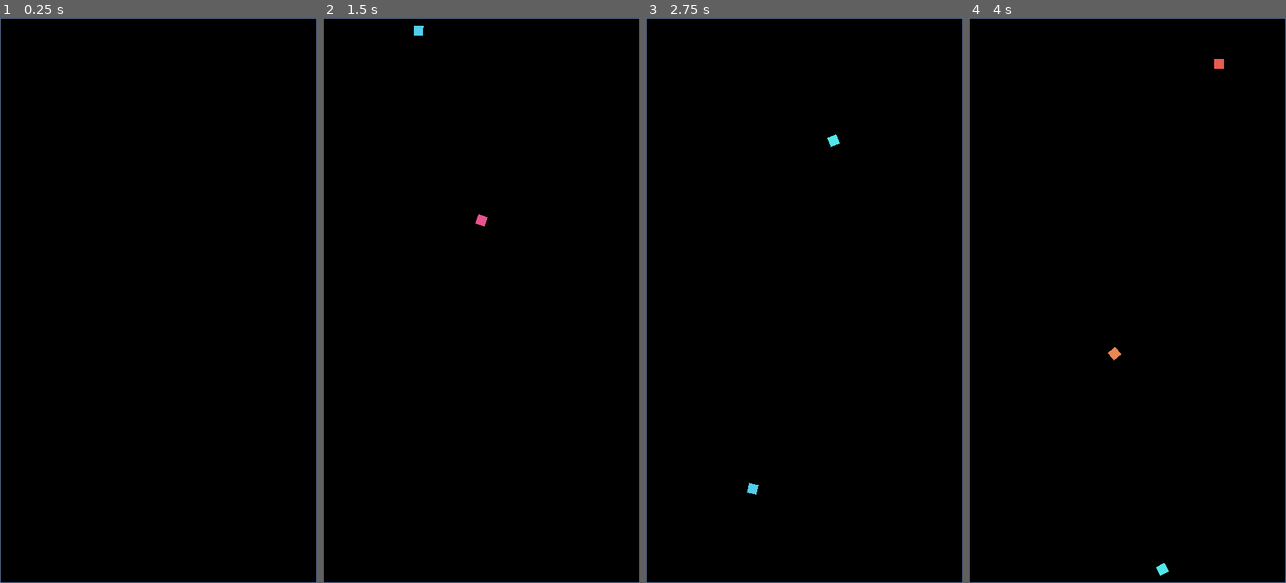
Above: before the commit, frames 1-4 (left to right).
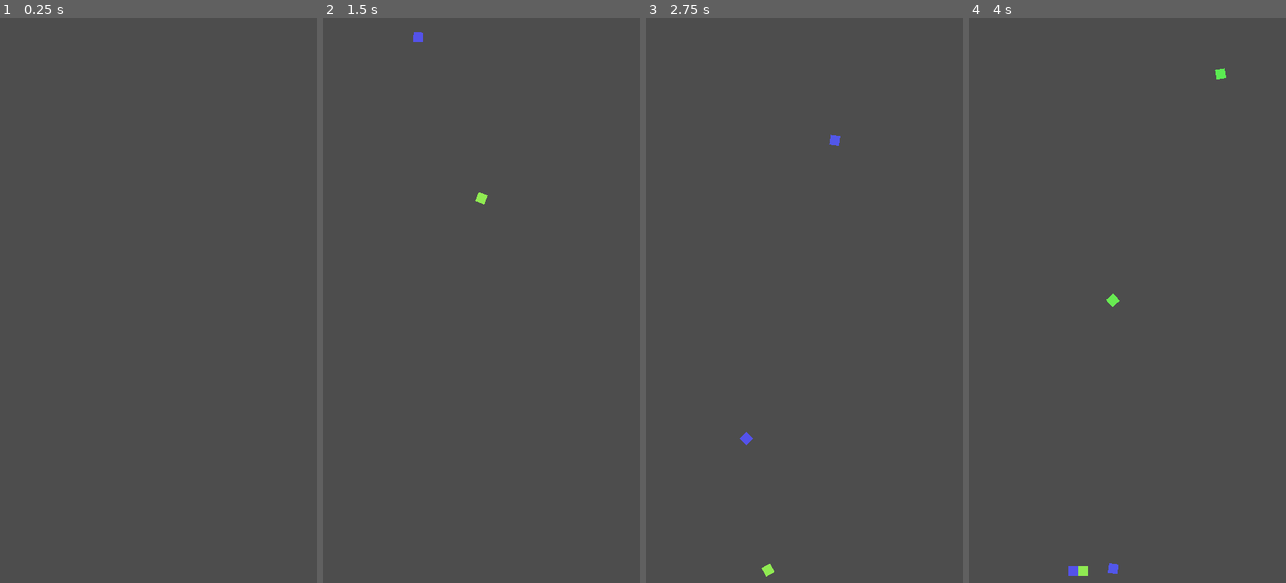
Above: after the commit, the same moments.

Repository: vonkanehoffen/cool-timer-2
Game: Godot game, scene res://scenes/sandbox/falling_gems_sandbox.tscn
The game is run twice, just before and just after one commit, with the same random seed, the same clock (stepped at 60 frames per second) and the same inputs.
Inputs (mouse positions are in pixels of both pictures, inside the frame that each line leads up to):
- Up to frame 1 (0.25 s): no input
- Up to frame 2 (1.5 s): tap Enter at 0.5 s; click (481, 300) at 0.67 s; move the mouse to (418, 328) at 1.27 s; click (418, 328) at 1.42 s
- Up to frame 3 (2.75 s): move the mouse to (836, 176) at 2.02 s; click (836, 176) at 2.17 s
- Up to frame 4 (4 s): move the mouse to (1111, 413) at 2.77 s; click (1111, 413) at 2.92 s; move the mouse to (1222, 385) at 3.52 s; click (1222, 385) at 3.67 s

The runs differ from the first frame. In frame 1, 100% of the frame differs, in the area x 0-100%, y 0-100%; in frame 2, 100%; in frame 3, 100%; in frame 4, 100%.

Commit message:
Fix cube physics: Node2D world, smart pool, gems5 export
Root cause of top flicker: RigidBody2D under Control broke HTML5 physics,
plus round-robin pool re-teleported stacked cubes every 36 taps.

- Move physics to GemsPhysicsWorld (Node2D); sandbox root is Node2D
- Control CanvasLayer only for fullscreen outline + input on Node2D
- activate_at: freeze, reset position/velocity, then unfreeze + impulse
- Pool: prefer inactive cube; else recycle sleeping/settled (not mid-air)
- Inactive cubes disable collision_layer (no ghost hits)
- Headless physics_smoke_test: fall to floor, 20-pile, 100-tap PASS
- Re-export gems5.*; remove gems4.*

Co-authored-by: vonkanehoffen <vonkanehoffen@users.noreply.github.com>

Diff:
--- a/scenes/animations/falling_gems.tscn
+++ b/scenes/animations/falling_gems.tscn
@@ -1,7 +1,7 @@
 [gd_scene load_steps=3 format=3 uid="uid://fallinggems001"]
 
 [ext_resource type="Script" path="res://scripts/animations/falling_gems.gd" id="1"]
-[ext_resource type="PackedScene" uid="uid://gemsbin00001" path="res://scenes/animations/gems_bin.tscn" id="2"]
+[ext_resource type="PackedScene" uid="uid://gemsphysicsworld" path="res://scenes/animations/gems_physics_world.tscn" id="2"]
 
 [node name="FallingGems" type="Control"]
 layout_mode = 3
@@ -12,14 +12,8 @@
 grow_vertical = 2
 script = ExtResource("1")
 
-[node name="GemsBin" parent="." instance=ExtResource("2")]
+[node name="GemsPhysicsWorld" parent="." instance=ExtResource("2")]
 unique_name_in_owner = true
-layout_mode = 1
-anchors_preset = 15
-anchor_right = 1.0
-anchor_bottom = 1.0
-grow_horizontal = 2
-grow_vertical = 2
 max_gems = 120
 
 [node name="CompleteFlash" type="ColorRect" parent="."]
@@ -31,4 +25,5 @@
 anchor_bottom = 1.0
 grow_horizontal = 2
 grow_vertical = 2
+mouse_filter = 2
 color = Color(0.98, 0.75, 0.25, 0.18)
--- a/scenes/animations/gem.tscn
+++ b/scenes/animations/gem.tscn
@@ -11,9 +11,9 @@
 can_sleep = true
 continuous_cd = 0
 contact_monitor = false
-linear_damp = 0.4
-angular_damp = 0.6
-gravity_scale = 1.2
+linear_damp = 0.3
+angular_damp = 0.5
+gravity_scale = 1.0
 script = ExtResource("1")
 
 [node name="CollisionShape2D" type="CollisionShape2D" parent="."]
--- a/scenes/animations/gems_bin.tscn
+++ /dev/null
@@ -1,43 +0,0 @@
-[gd_scene load_steps=2 format=3 uid="uid://gemsbin00001"]
-
-[ext_resource type="Script" path="res://scripts/animations/gems_bin.gd" id="1"]
-
-[node name="GemsBin" type="Control"]
-layout_mode = 3
-anchors_preset = 15
-anchor_right = 1.0
-anchor_bottom = 1.0
-grow_horizontal = 2
-grow_vertical = 2
-mouse_filter = 2
-script = ExtResource("1")
-
-[node name="BinOutline" type="ReferenceRect" parent="."]
-unique_name_in_owner = true
-layout_mode = 0
-offset_right = 300.0
-offset_bottom = 360.0
-border_color = Color(0.45, 0.65, 0.95, 0.8)
-border_width = 2.0
-editor_only = false
-
-[node name="GemsContainer" type="Node2D" parent="."]
-unique_name_in_owner = true
-
-[node name="LeftWall" type="StaticBody2D" parent="."]
-unique_name_in_owner = true
-position = Vector2(30, 180)
-
-[node name="CollisionShape2D" type="CollisionShape2D" parent="LeftWall"]
-
-[node name="RightWall" type="StaticBody2D" parent="."]
-unique_name_in_owner = true
-position = Vector2(270, 180)
-
-[node name="CollisionShape2D" type="CollisionShape2D" parent="RightWall"]
-
-[node name="Floor" type="StaticBody2D" parent="."]
-unique_name_in_owner = true
-position = Vector2(150, 350)
-
-[node name="CollisionShape2D" type="CollisionShape2D" parent="Floor"]
--- /dev/null
+++ b/scenes/animations/gems_physics_world.tscn
@@ -0,0 +1,23 @@
+[gd_scene load_steps=2 format=3 uid="uid://gemsphysicsworld"]
+
+[ext_resource type="Script" path="res://scripts/animations/gems_physics_world.gd" id="1"]
+
+[node name="GemsPhysicsWorld" type="Node2D"]
+script = ExtResource("1")
+
+[node name="GemsContainer" type="Node2D" parent="."]
+
+[node name="LeftWall" type="StaticBody2D" parent="."]
+position = Vector2(6, 640)
+
+[node name="CollisionShape2D" type="CollisionShape2D" parent="LeftWall"]
+
+[node name="RightWall" type="StaticBody2D" parent="."]
+position = Vector2(714, 640)
+
+[node name="CollisionShape2D" type="CollisionShape2D" parent="RightWall"]
+
+[node name="Floor" type="StaticBody2D" parent="."]
+position = Vector2(360, 1272)
+
+[node name="CollisionShape2D" type="CollisionShape2D" parent="Floor"]
--- a/scenes/sandbox/falling_gems_sandbox.tscn
+++ b/scenes/sandbox/falling_gems_sandbox.tscn
@@ -1,38 +1,24 @@
 [gd_scene load_steps=3 format=3 uid="uid://sandboxfallinggems"]
 
 [ext_resource type="Script" path="res://scripts/sandbox/falling_gems_sandbox.gd" id="1"]
-[ext_resource type="PackedScene" uid="uid://gemsbin00001" path="res://scenes/animations/gems_bin.tscn" id="2"]
+[ext_resource type="PackedScene" uid="uid://gemsphysicsworld" path="res://scenes/animations/gems_physics_world.tscn" id="2"]
 
-[node name="FallingGemsSandbox" type="Control"]
-layout_mode = 3
-anchors_preset = 15
-anchor_right = 1.0
-anchor_bottom = 1.0
-grow_horizontal = 2
-grow_vertical = 2
-mouse_filter = 0
+[node name="FallingGemsSandbox" type="Node2D"]
 script = ExtResource("1")
 
-[node name="Background" type="ColorRect" parent="."]
-layout_mode = 1
-anchors_preset = 15
-anchor_right = 1.0
-anchor_bottom = 1.0
-grow_horizontal = 2
-grow_vertical = 2
-mouse_filter = 2
-color = Color(0, 0, 0, 1)
-
-[node name="GemsBin" parent="." instance=ExtResource("2")]
-unique_name_in_owner = true
-layout_mode = 1
-anchors_preset = 15
-anchor_right = 1.0
-anchor_bottom = 1.0
-grow_horizontal = 2
-grow_vertical = 2
+[node name="GemsPhysicsWorld" parent="." instance=ExtResource("2")]
 use_full_viewport = true
 use_object_pool = true
-show_outline = true
 max_gems = 36
 pool_size = 36
+
+[node name="CanvasLayer" type="CanvasLayer" parent="."]
+
+[node name="BinOutline" type="ReferenceRect" parent="CanvasLayer"]
+unique_name_in_owner = true
+anchors_preset = 0
+offset_right = 720.0
+offset_bottom = 1280.0
+mouse_filter = 2
+border_color = Color(0.45, 0.55, 0.72, 0.85)
+border_width = 2.0
--- a/scripts/animations/falling_gems.gd
+++ b/scripts/animations/falling_gems.gd
@@ -2,7 +2,7 @@
 
 const MAX_GEMS := 120
 
-@onready var gems_bin: GemsBin = %GemsBin
+@onready var physics_world: GemsPhysicsWorld = %GemsPhysicsWorld
 @onready var complete_flash: ColorRect = %CompleteFlash
 
 var _spawned_count := 0
@@ -30,13 +30,13 @@
 
 
 func _reset_gems() -> void:
-	gems_bin.clear_gems()
+	physics_world.clear_gems()
 	_spawned_count = 0
 
 
 func _reconcile_gems(target_count: int) -> void:
 	target_count = clampi(target_count, 0, MAX_GEMS)
-	gems_bin.max_gems = MAX_GEMS
+	physics_world.max_gems = MAX_GEMS
 	while _spawned_count < target_count:
-		gems_bin.spawn_random_in_bin()
+		physics_world.spawn_random_in_bin()
 		_spawned_count += 1
--- a/scripts/animations/gem.gd
+++ b/scripts/animations/gem.gd
@@ -1,6 +1,18 @@
 extends RigidBody2D
 
+const PHYSICS_LAYER := 1
+
 @onready var cube: Polygon2D = $Cube
+
+var _is_active := false
+
+
+func is_pooled_inactive() -> bool:
+	return not _is_active
+
+
+func is_pooled_active() -> bool:
+	return _is_active
 
 
 func set_gem_color(color: Color) -> void:
@@ -12,21 +24,32 @@
 
 
 func activate_at(spawn_pos: Vector2, impulse: Vector2, rng: RandomNumberGenerator) -> void:
-	visible = true
-	freeze = false
+	freeze = true
 	sleeping = false
 	linear_velocity = Vector2.ZERO
 	angular_velocity = 0.0
+	rotation = 0.0
 	position = spawn_pos
+	reset_physics_interpolation()
+	collision_layer = PHYSICS_LAYER
+	collision_mask = PHYSICS_LAYER
 	randomize_appearance(rng)
+	visible = true
+	_is_active = true
+	freeze = false
+	sleeping = false
 	apply_central_impulse(impulse)
 	angular_velocity = rng.randf_range(-1.5, 1.5)
 
 
 func deactivate() -> void:
+	_is_active = false
 	freeze = true
 	sleeping = true
 	linear_velocity = Vector2.ZERO
 	angular_velocity = 0.0
+	collision_layer = 0
+	collision_mask = 0
 	visible = false
 	position = Vector2(-10000.0, -10000.0)
+	reset_physics_interpolation()
--- a/scripts/animations/gems_bin.gd
+++ /dev/null
@@ -1,194 +0,0 @@
-class_name GemsBin
-extends Control
-
-## Cube bin with floor/walls. Supports object pooling for the web sandbox.
-
-const GEM_SCENE := preload("res://scenes/animations/gem.tscn")
-const DEFAULT_MAX_GEMS := 36
-const DEFAULT_POOL_SIZE := 36
-
-@onready var bin_outline: ReferenceRect = %BinOutline
-@onready var gems_container: Node2D = %GemsContainer
-@onready var floor_body: StaticBody2D = %Floor
-@onready var left_wall: StaticBody2D = %LeftWall
-@onready var right_wall: StaticBody2D = %RightWall
-
-@export var max_gems: int = DEFAULT_MAX_GEMS
-@export var edge_margin: float = 24.0
-@export var show_outline: bool = true
-@export var use_full_viewport: bool = false
-@export var use_object_pool: bool = false
-@export var pool_size: int = DEFAULT_POOL_SIZE
-
-var _rng := RandomNumberGenerator.new()
-var _pool: Array[RigidBody2D] = []
-var _pool_cursor: int = 0
-
-
-func _ready() -> void:
-	mouse_filter = Control.MOUSE_FILTER_IGNORE
-	_rng.randomize()
-	if bin_outline != null:
-		bin_outline.visible = show_outline
-		bin_outline.mouse_filter = Control.MOUSE_FILTER_IGNORE
-		if show_outline:
-			bin_outline.border_color = Color(0.45, 0.55, 0.72, 0.85)
-			bin_outline.border_width = 2.0
-		else:
-			bin_outline.border_width = 0.0
-	_ensure_collision_shapes()
-	if use_object_pool:
-		_build_pool()
-	ensure_layout_ready()
-
-
-func _build_pool() -> void:
-	var count := maxi(pool_size, max_gems)
-	for _i in count:
-		var gem: RigidBody2D = GEM_SCENE.instantiate()
-		gems_container.add_child(gem)
-		if gem.has_method("deactivate"):
-			gem.call("deactivate")
-		_pool.append(gem)
-	_pool_cursor = 0
-
-
-func ensure_layout_ready() -> void:
-	if size.x <= 1.0 or size.y <= 1.0:
-		var parent_control := get_parent_control()
-		if parent_control != null and parent_control.size.x > 1.0:
-			size = parent_control.size
-		else:
-			size = get_viewport_rect().size
-	_update_bin_layout()
-
-
-func clear_gems() -> void:
-	if use_object_pool:
-		for cube in _pool:
-			if cube.has_method("deactivate"):
-				cube.call("deactivate")
-		_pool_cursor = 0
-	else:
-		for child in gems_container.get_children():
-			child.queue_free()
-
-
-func get_gem_count() -> int:
-	if use_object_pool:
-		return mini(_pool_cursor, _pool.size())
-	return gems_container.get_child_count()
-
-
-func get_playfield_size() -> Vector2:
-	var area := size
-	if area.x <= 1.0 or area.y <= 1.0:
-		area = get_viewport_rect().size
-	return area
-
-
-func get_bin_rect() -> Rect2:
-	var area := get_playfield_size()
-	if use_full_viewport:
-		return Rect2(Vector2.ZERO, area)
-	var margin := Vector2(edge_margin, edge_margin)
-	var rect := Rect2(margin, area - margin * 2.0)
-	rect.size.y = minf(rect.size.y, rect.size.x * 1.2)
-	return rect
-
-
-func throw_cube_at_local(local_pos: Vector2) -> void:
-	ensure_layout_ready()
-	var rect := get_bin_rect()
-	var spawn_x := clampf(local_pos.x, rect.position.x + 14.0, rect.position.x + rect.size.x - 14.0)
-	var spawn_y := rect.position.y + 20.0
-	var target := Vector2(rect.get_center().x, rect.position.y + rect.size.y * 0.65)
-	_launch_cube(Vector2(spawn_x, spawn_y), target)
-
-
-func spawn_at_viewport_position(viewport_pos: Vector2) -> void:
-	ensure_layout_ready()
-	throw_cube_at_local(make_canvas_position_local(viewport_pos))
-
-
-func spawn_at_canvas_x(canvas_x: float) -> void:
-	ensure_layout_ready()
-	var rect := get_bin_rect()
-	throw_cube_at_local(Vector2(canvas_x, rect.position.y + 20.0))
-
-
-func spawn_random_in_bin() -> void:
-	ensure_layout_ready()
-	var rect := get_bin_rect()
-	var spawn_x := _rng.randf_range(rect.position.x + 18.0, rect.position.x + rect.size.x - 18.0)
-	var target := Vector2(rect.get_center().x, rect.position.y + rect.size.y * 0.65)
-	_launch_cube(Vector2(spawn_x, rect.position.y + 20.0), target)
-
-
-func _launch_cube(spawn_pos: Vector2, target: Vector2) -> void:
-	var to_target := target - spawn_pos
-	if to_target.length_squared() < 1.0:
-		to_target = Vector2(0.0, 1.0)
-	var impulse := to_target.normalized() * _rng.randf_range(100.0, 170.0)
-	impulse.y += _rng.randf_range(30.0, 80.0)
-	if use_object_pool:
-		_launch_pooled(spawn_pos, impulse)
-	else:
-		_launch_instant(spawn_pos, impulse)
-
-
-func _launch_pooled(spawn_pos: Vector2, impulse: Vector2) -> void:
-	if _pool.is_empty():
-		return
-	var cube := _pool[_pool_cursor % _pool.size()]
-	_pool_cursor += 1
-	if cube.has_method("activate_at"):
-		cube.call("activate_at", spawn_pos, impulse, _rng)
-
-
-func _launch_instant(spawn_pos: Vector2, impulse: Vector2) -> void:
-	while gems_container.get_child_count() >= max_gems:
-		gems_container.get_child(0).queue_free()
-	var gem: RigidBody2D = GEM_SCENE.instantiate()
-	gems_container.add_child(gem)
-	if gem.has_method("activate_at"):
-		gem.call("activate_at", spawn_pos, impulse, _rng)
-	else:
-		gem.position = spawn_pos
-		gem.apply_central_impulse(impulse)
-
-
-func _ensure_collision_shapes() -> void:
-	if not is_node_ready():
-		return
-	for wall in [left_wall, right_wall, floor_body]:
-		if wall == null:
-			continue
-		var shape_node: CollisionShape2D = wall.get_node("CollisionShape2D")
-		if shape_node.shape == null:
-			shape_node.shape = RectangleShape2D.new()
-
-
-func _update_bin_layout() -> void:
-	if not is_node_ready() or bin_outline == null or floor_body == null:
-		return
-	var rect := get_bin_rect()
-	bin_outline.position = rect.position
-	bin_outline.size = rect.size
-	var floor_y := rect.position.y + rect.size.y - 8.0
-	floor_body.position = Vector2(rect.position.x + rect.size.x * 0.5, floor_y)
-	var wall_height := rect.size.y
-	left_wall.position = Vector2(rect.position.x + 6.0, rect.position.y + wall_height * 0.5)
-	right_wall.position = Vector2(rect.position.x + rect.size.x - 6.0, rect.position.y + wall_height * 0.5)
-	for wall in [left_wall, right_wall]:
-		var shape_node: CollisionShape2D = wall.get_node("CollisionShape2D")
-		if shape_node.shape is RectangleShape2D:
-			(shape_node.shape as RectangleShape2D).size = Vector2(12.0, wall_height)
-	var floor_shape: CollisionShape2D = floor_body.get_node("CollisionShape2D")
-	if floor_shape.shape is RectangleShape2D:
-		(floor_shape.shape as RectangleShape2D).size = Vector2(rect.size.x, 16.0)
-
-
-func _notification(what: int) -> void:
-	if what == NOTIFICATION_RESIZED and is_node_ready():
-		ensure_layout_ready()
--- /dev/null
+++ b/scripts/animations/gems_physics_world.gd
@@ -0,0 +1,202 @@
+class_name GemsPhysicsWorld
+extends Node2D
+
+## Node2D physics playfield — cubes, walls, and pooling. Never parent bodies under Control.
+
+const GEM_SCENE := preload("res://scenes/animations/gem.tscn")
+const PHYSICS_LAYER := 1
+const DEFAULT_MAX_GEMS := 36
+const DEFAULT_POOL_SIZE := 36
+const WALL_THICKNESS := 12.0
+const FLOOR_THICKNESS := 16.0
+
+@onready var gems_container: Node2D = $GemsContainer
+@onready var floor_body: StaticBody2D = $Floor
+@onready var left_wall: StaticBody2D = $LeftWall
+@onready var right_wall: StaticBody2D = $RightWall
+
+@export var max_gems: int = DEFAULT_MAX_GEMS
+@export var edge_margin: float = 24.0
+@export var use_full_viewport: bool = true
+@export var use_object_pool: bool = false
+@export var pool_size: int = DEFAULT_POOL_SIZE
+
+var _rng := RandomNumberGenerator.new()
+var _pool: Array[RigidBody2D] = []
+var _playfield_size := Vector2.ZERO
+
+
+func _ready() -> void:
+	_rng.randomize()
+	_configure_static_body(floor_body)
+	_configure_static_body(left_wall)
+	_configure_static_body(right_wall)
+	_ensure_collision_shapes()
+	if use_object_pool:
+		_build_pool()
+	call_deferred("ensure_layout_ready")
+
+
+func _configure_static_body(body: StaticBody2D) -> void:
+	body.collision_layer = PHYSICS_LAYER
+	body.collision_mask = PHYSICS_LAYER
+
+
+func _build_pool() -> void:
+	var count := maxi(pool_size, max_gems)
+	for _i in count:
+		var gem: RigidBody2D = GEM_SCENE.instantiate()
+		gems_container.add_child(gem)
+		gem.call("deactivate")
+		_pool.append(gem)
+
+
+func ensure_layout_ready() -> void:
+	_playfield_size = get_viewport_rect().size
+	if _playfield_size.x <= 1.0 or _playfield_size.y <= 1.0:
+		_playfield_size = Vector2(720.0, 1280.0)
+	_update_walls()
+
+
+func clear_gems() -> void:
+	if use_object_pool:
+		for cube in _pool:
+			cube.call("deactivate")
+	else:
+		for child in gems_container.get_children():
+			child.queue_free()
+
+
+func get_playfield_rect() -> Rect2:
+	if use_full_viewport:
+		return Rect2(Vector2.ZERO, _playfield_size)
+	var margin := Vector2(edge_margin, edge_margin)
+	var rect := Rect2(margin, _playfield_size - margin * 2.0)
+	rect.size.y = minf(rect.size.y, rect.size.x * 1.2)
+	return rect
+
+
+func throw_at_viewport(viewport_pos: Vector2) -> RigidBody2D:
+	ensure_layout_ready()
+	return _throw_at_x(viewport_pos.x)
+
+
+func throw_cube_at_local(_local_pos: Vector2) -> RigidBody2D:
+	ensure_layout_ready()
+	return _throw_at_x(_local_pos.x)
+
+
+func spawn_at_viewport_position(viewport_pos: Vector2) -> void:
+	throw_at_viewport(viewport_pos)
+
+
+func spawn_at_canvas_x(canvas_x: float) -> void:
+	_throw_at_x(canvas_x)
+
+
+func spawn_random_in_bin() -> void:
+	ensure_layout_ready()
+	var rect := get_playfield_rect()
+	var spawn_x := _rng.randf_range(rect.position.x + 18.0, rect.position.x + rect.size.x - 18.0)
+	_throw_at_x(spawn_x)
+
+
+func get_active_cube_count() -> int:
+	var count := 0
+	for cube in _pool:
+		if cube.has_method("is_pooled_active") and cube.is_pooled_active():
+			count += 1
+	return count
+
+
+func _throw_at_x(spawn_x: float) -> RigidBody2D:
+	var rect := get_playfield_rect()
+	spawn_x = clampf(spawn_x, rect.position.x + 16.0, rect.position.x + rect.size.x - 16.0)
+	var spawn_y := rect.position.y + 36.0
+	var spawn_pos := Vector2(spawn_x, spawn_y)
+	var target := Vector2(rect.get_center().x, rect.position.y + rect.size.y * 0.75)
+	var to_target := target - spawn_pos
+	if to_target.length_squared() < 1.0:
+		to_target = Vector2(0.0, 1.0)
+	var impulse := to_target.normalized() * _rng.randf_range(40.0, 90.0)
+	impulse.y += _rng.randf_range(80.0, 140.0)
+	return _launch_cube(spawn_pos, impulse)
+
+
+func _launch_cube(spawn_pos: Vector2, impulse: Vector2) -> RigidBody2D:
+	if use_object_pool:
+		return _launch_pooled(spawn_pos, impulse)
+	return _launch_instant(spawn_pos, impulse)
+
+
+func _launch_pooled(spawn_pos: Vector2, impulse: Vector2) -> RigidBody2D:
+	var cube := _acquire_pooled_cube()
+	if cube == null:
+		return null
+	cube.call("activate_at", spawn_pos, impulse, _rng)
+	return cube
+
+
+func _acquire_pooled_cube() -> RigidBody2D:
+	if _pool.is_empty():
+		return null
+	for cube in _pool:
+		if cube.has_method("is_pooled_inactive") and cube.is_pooled_inactive():
+			return cube
+	var settled: Array[RigidBody2D] = []
+	for cube in _pool:
+		if not cube.has_method("is_pooled_active") or not cube.is_pooled_active():
+			continue
+		if cube.sleeping or cube.linear_velocity.length() < 10.0:
+			settled.append(cube)
+	if not settled.is_empty():
+		settled.sort_custom(func(a: RigidBody2D, b: RigidBody2D) -> bool:
+			return a.position.y > b.position.y
+		)
+		return settled[0]
+	var fallback: RigidBody2D = _pool[0]
+	for cube in _pool:
+		if cube.position.y > fallback.position.y:
+			fallback = cube
+	return fallback
+
+
+func _launch_instant(spawn_pos: Vector2, impulse: Vector2) -> RigidBody2D:
+	while gems_container.get_child_count() >= max_gems:
+		gems_container.get_child(0).queue_free()
+	var gem: RigidBody2D = GEM_SCENE.instantiate()
+	gems_container.add_child(gem)
+	gem.call("activate_at", spawn_pos, impulse, _rng)
+	return gem
+
+
+func _ensure_collision_shapes() -> void:
+	for wall in [left_wall, right_wall, floor_body]:
+		if wall == null:
+			continue
+		var shape_node: CollisionShape2D = wall.get_node("CollisionShape2D")
+		if shape_node.shape == null:
+			shape_node.shape = RectangleShape2D.new()
+
+
+func _update_walls() -> void:
+	if not is_node_ready():
+		return
+	var rect := get_playfield_rect()
+	var floor_y := rect.position.y + rect.size.y - FLOOR_THICKNESS * 0.5
+	floor_body.position = Vector2(rect.position.x + rect.size.x * 0.5, floor_y)
+	var wall_height := rect.size.y
+	left_wall.position = Vector2(rect.position.x + WALL_THICKNESS * 0.5, rect.position.y + wall_height * 0.5)
+	right_wall.position = Vector2(rect.position.x + rect.size.x - WALL_THICKNESS * 0.5, rect.position.y + wall_height * 0.5)
+	for wall in [left_wall, right_wall]:
+		var shape_node: CollisionShape2D = wall.get_node("CollisionShape2D")
+		if shape_node.shape is RectangleShape2D:
+			(shape_node.shape as RectangleShape2D).size = Vector2(WALL_THICKNESS, wall_height)
+	var floor_shape: CollisionShape2D = floor_body.get_node("CollisionShape2D")
+	if floor_shape.shape is RectangleShape2D:
+		(floor_shape.shape as RectangleShape2D).size = Vector2(rect.size.x, FLOOR_THICKNESS)
+
+
+func _notification(what: int) -> void:
+	if what == NOTIFICATION_WM_SIZE_CHANGED:
+		ensure_layout_ready()
--- a/scripts/sandbox/falling_gems_sandbox.gd
+++ b/scripts/sandbox/falling_gems_sandbox.gd
@@ -1,14 +1,15 @@
-extends Control
+extends Node2D
 
-@onready var gems_bin: GemsBin = %GemsBin
+@onready var physics_world: GemsPhysicsWorld = $GemsPhysicsWorld
+@onready var bin_outline: ReferenceRect = %BinOutline
 
 
 func _ready() -> void:
-	mouse_filter = Control.MOUSE_FILTER_STOP
-	gems_bin.ensure_layout_ready()
+	physics_world.ensure_layout_ready()
+	_sync_outline()
 
 
-func _gui_input(event: InputEvent) -> void:
+func _input(event: InputEvent) -> void:
 	var tap_pos := Vector2.INF
 	if event is InputEventScreenTouch:
 		var touch := event as InputEventScreenTouch
@@ -20,7 +21,17 @@
 			tap_pos = click.position
 	if tap_pos == Vector2.INF:
 		return
-	gems_bin.ensure_layout_ready()
-	var local_pos := make_canvas_position_local(tap_pos)
-	gems_bin.throw_cube_at_local(local_pos)
-	accept_event()
+	get_viewport().set_input_as_handled()
+	physics_world.throw_at_viewport(tap_pos)
+
+
+func _sync_outline() -> void:
+	var rect := physics_world.get_playfield_rect()
+	bin_outline.position = rect.position
+	bin_outline.size = rect.size
+
+
+func _notification(what: int) -> void:
+	if what == NOTIFICATION_WM_SIZE_CHANGED and is_node_ready():
+		physics_world.ensure_layout_ready()
+		_sync_outline()
--- /dev/null
+++ b/scripts/sandbox/physics_smoke_test.gd
@@ -0,0 +1,76 @@
+extends SceneTree
+
+## Headless acceptance checks: fall, pile, 100-tap stability.
+
+
+func _initialize() -> void:
+	_run_tests()
+
+
+func _run_tests() -> void:
+	var sandbox: Node2D = load("res://scenes/sandbox/falling_gems_sandbox.tscn").instantiate()
+	root.add_child(sandbox)
+	for _i in 8:
+		await process_frame
+
+	var world: Node2D = sandbox.get_node("GemsPhysicsWorld")
+	world.call("ensure_layout_ready")
+	var rect: Rect2 = world.call("get_playfield_rect")
+	var floor_zone_y: float = rect.position.y + rect.size.y * 0.88
+
+	world.call("throw_at_viewport", Vector2(rect.size.x * 0.5, 80.0))
+	for _i in 5:
+		await process_frame
+	var cube := _first_active(world)
+	if cube == null:
+		push_error("physics_smoke_test FAIL: no cube after first throw")
+		quit(1)
+		return
+
+	var start_y: float = cube.position.y
+	for _i in 260:
+		await process_frame
+	if cube.position.y < start_y + 200.0:
+		push_error(
+			"physics_smoke_test FAIL: cube did not fall (start=%s end=%s)"
+			% [start_y, cube.position.y]
+		)
+		quit(1)
+		return
+	if cube.position.y < floor_zone_y:
+		push_error(
+			"physics_smoke_test FAIL: cube did not reach floor zone (y=%s need>=%s)"
+			% [cube.position.y, floor_zone_y]
+		)
+		quit(1)
+		return
+
+	for i in 20:
+		world.call("throw_at_viewport", Vector2(80.0 + float(i) * 28.0, 80.0))
+		for _j in 4:
+			await process_frame
+	for _i in 120:
+		await process_frame
+	var active_count: int = world.call("get_active_cube_count")
+	if active_count < 10:
+		push_error(
+			"physics_smoke_test FAIL: expected pile of cubes, active=%d"
+			% active_count
+		)
+		quit(1)
+		return
+
+	for i in 100:
+		world.call("throw_at_viewport", Vector2(60.0 + float(i % 36) * 16.0, 70.0))
+	for _i in 200:
+		await process_frame
+
+	print("physics_smoke_test PASS active=%d floor_y=%s" % [world.call("get_active_cube_count"), cube.position.y])
+	quit()
+
+
+func _first_active(world: Node2D) -> RigidBody2D:
+	for cube in world.get("_pool"):
+		if cube.has_method("is_pooled_active") and cube.is_pooled_active():
+			return cube
+	return null
Not shown, changed: export_presets.cfg
Not shown, removed: docs/gems4.pck
Not shown, added: docs/gems5.audio.worklet.js
Not shown, added: docs/gems5.js
Not shown, added: docs/gems5.pck
Not shown, added: docs/gems5.wasm
